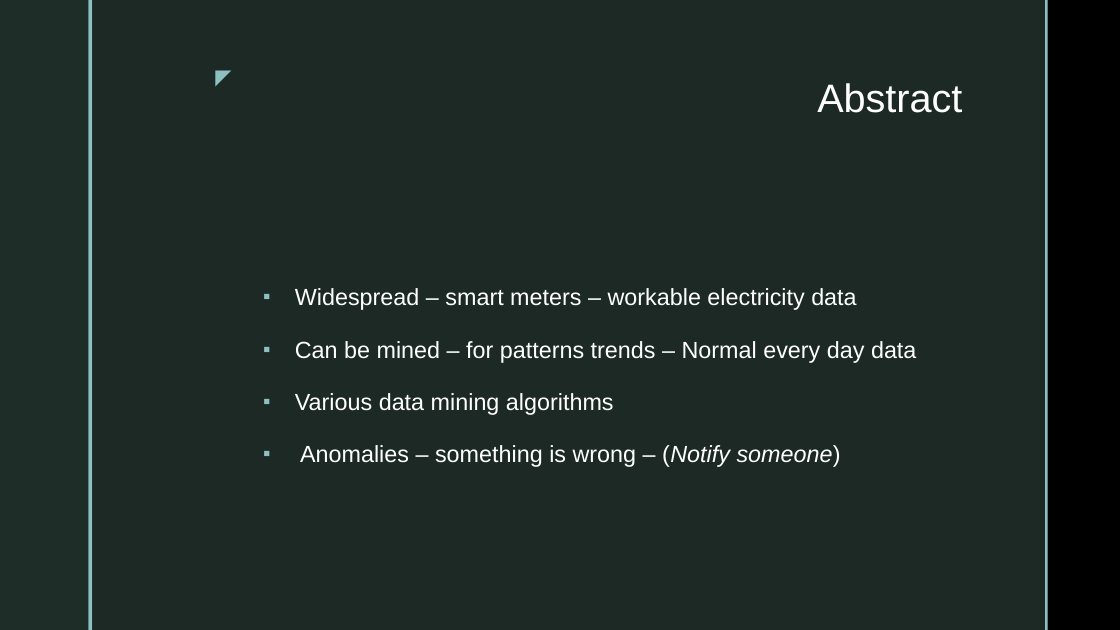
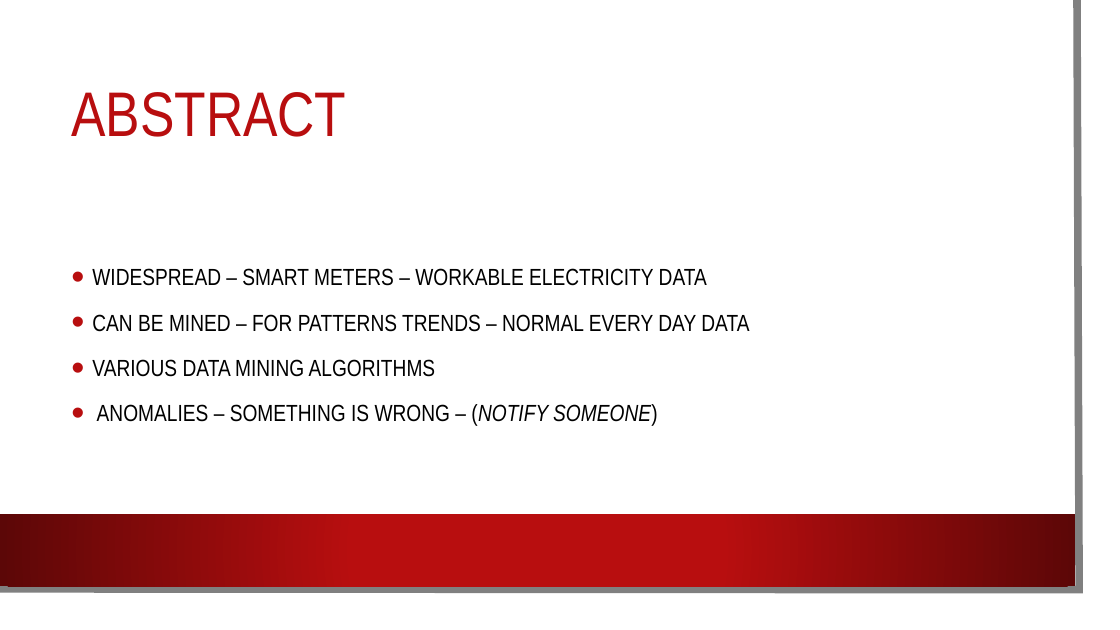
Before and after one commit to Shahzeb21/Dissertation, a slide deck: slide 4 of Research/Previous/EndOfTermPresentation.pptx. Drawn at 1120x630 pixels with LibreOffice and Linux fonts; fonts in the diff are those of the drawing; background and template pictures are left out. Boxes give left, top, right and bottom in pixels: in the first picture for what was removed or moved away, otherwise in the second. Text is boxed around its words. In the diff, an @@ line names an element or a change of style, - is before the commit and + after.

```diff
--- a/Research/Previous/EndOfTermPresentation.pptx
+++ b/Research/Previous/EndOfTermPresentation.pptx
@@ rectangle: place and size @@
-rectangle at bbox=[92, 0, 1045, 630]
+rectangle at bbox=[0, 0, 1101, 611]
@@ rectangle at bbox=[0, 0, 1101, 611]: fill #1F2D29 at 92% opacity to #FFFFFF; shadow on @@
@@ rectangle removed at bbox=[0, 0, 88, 630] @@
@@ freeform shape added at bbox=[0, 0, 1080, 590], outline #808080 6.5 pt @@
@@ rectangle removed at bbox=[88, 0, 92, 630] @@
@@ rectangle removed at bbox=[1045, 0, 1048, 630] @@
@@ text removed at bbox=[202, 59, 239, 92] @@
-◤
@@ title "ABSTRACT" at bbox=[71, 92, 346, 137]: vertical alignment top to middle @@
@@ title at bbox=[71, 92, 346, 137]: text changed; size 34 to 54 pt; font Arial to Arial Narrow; text colour #FFFFFF to #B80E0F @@
-Abstract
+ABSTRACT
@@ text at bbox=[92, 268, 749, 426]: text changed; font Arial to Arial Narrow; text colour #FFFFFF to #000000 @@
-▪ Widespread – smart meters – workable electricity data
-▪ Can be mined – for patterns trends – Normal every day data
-▪ Various data mining algorithms
-▪ Anomalies – something is wrong – (Notify someone)
+• WIDESPREAD – SMART METERS – WORKABLE ELECTRICITY DATA
+• CAN BE MINED – FOR PATTERNS TRENDS – NORMAL EVERY DAY DATA
+• VARIOUS DATA MINING ALGORITHMS
+• ANOMALIES – SOMETHING IS WRONG – (NOTIFY SOMEONE)
@@ rectangle added at bbox=[0, 514, 1075, 586], fill gradient #B80E0F to #5C0707 @@
```
Also in this commit, not shown: 10 other slides changed, 7 other files.
